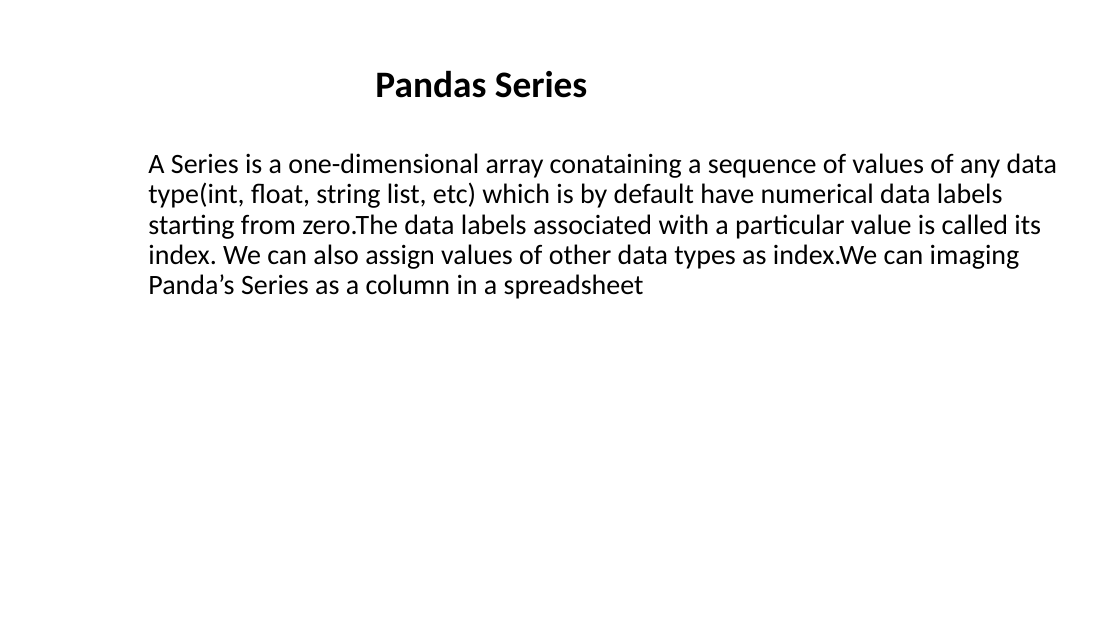
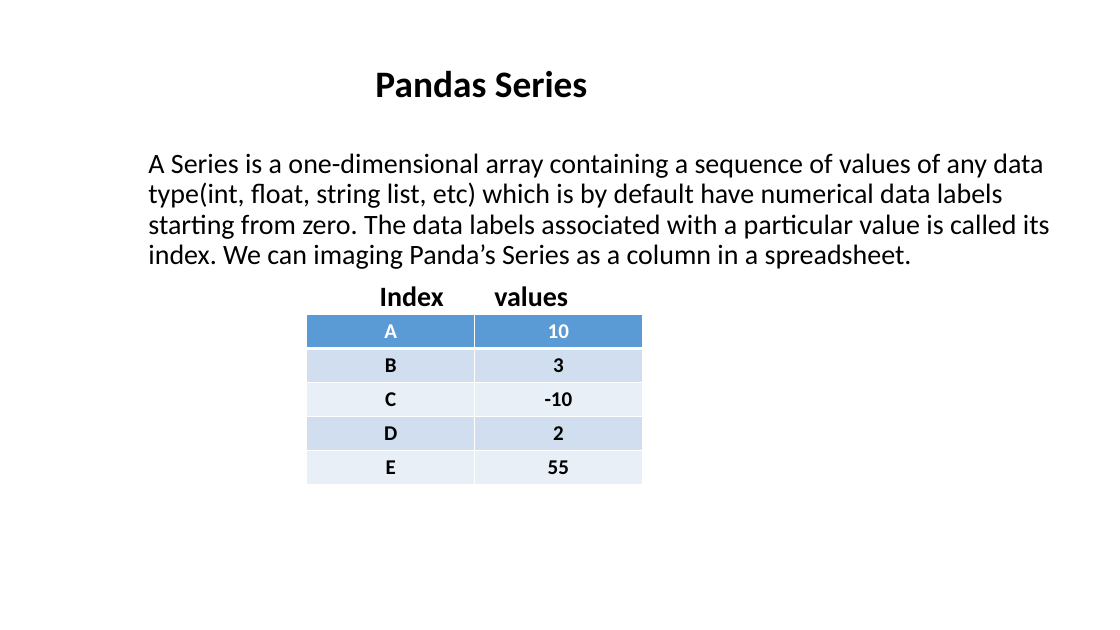
Before and after one commit to tauovir/Materials, a slide deck: slide 3 of Python Session/upcm/Pandas_Series.pptx (slide 1 before the commit). Drawn at 1120x630 pixels with LibreOffice and Linux fonts; fonts in the diff are those of the drawing. Boxes give left, top, right and bottom in pixels: in the first picture for what was removed or moved away, otherwise in the second. Text is boxed around its words. In the diff, an @@ line names an element or a change of style, - is before the commit and + after.

Commit message:
pandas and series

```diff
--- a/Python Session/upcm/Pandas_Series.pptx
+++ b/Python Session/upcm/Pandas_Series.pptx
@@ subtitle at <box>148,153,1050,307</box>: text changed @@
-A Series is a one-dimensional array conataining a sequence of values of any data type(int, float, string list, etc) which is by default have numerical data labels starting from zero.The data labels associated with a particular value is called its index. We can also assign values of other data types as index.We can imaging Panda’s Series as a column in a spreadsheet
+A Series is a one-dimensional array containing a sequence of values of any data type(int, float, string list, etc) which is by default have numerical data labels starting from zero. The data labels associated with a particular value is called its index. We can imaging Panda’s Series as a column in a spreadsheet.
+Index values
@@ table added at <box>307,314,643,485</box>, 5 rows, 2 columns @@
+A | 10
+B | 3
+C | -10
+D | 2
+E | 55
```
Also in this commit, not shown: 4 slides added, 16 other files.
